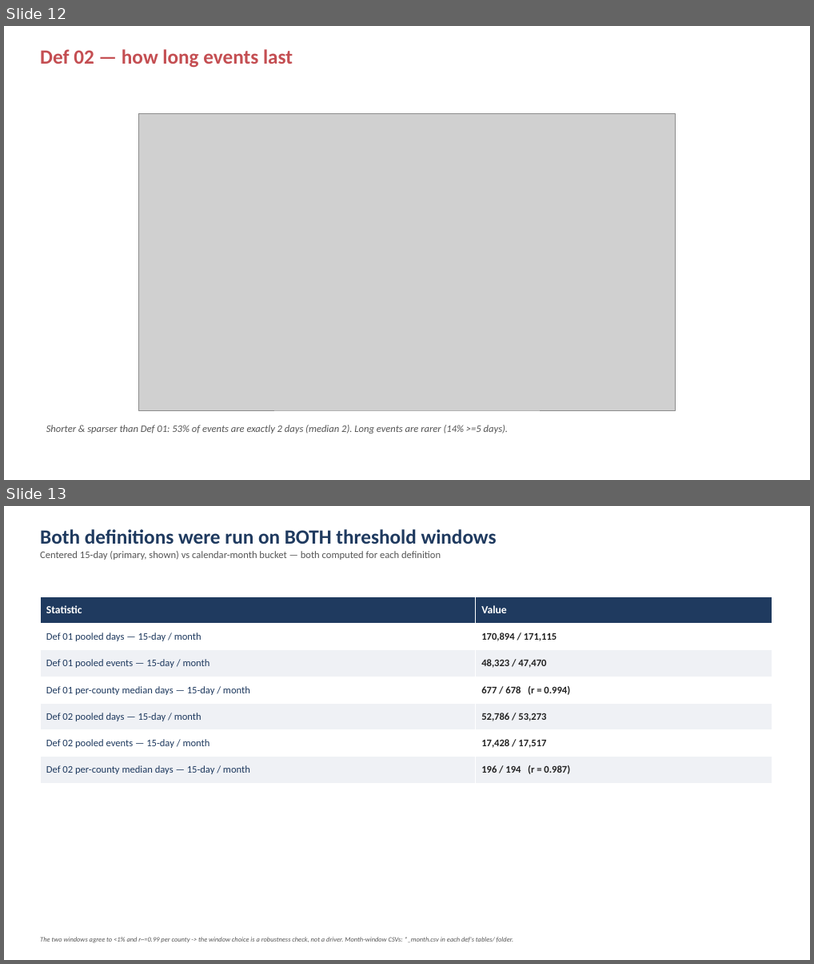
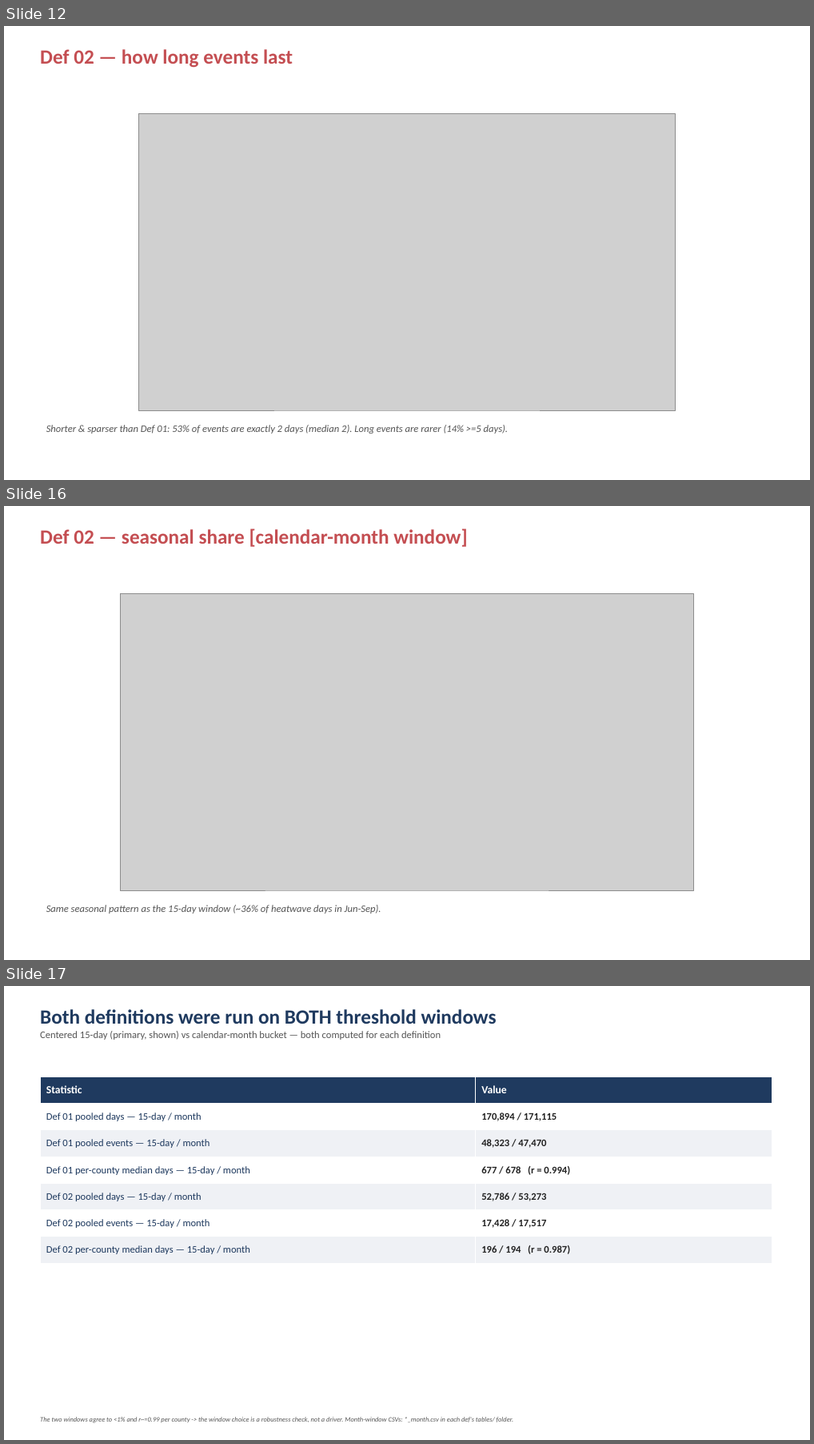
Before and after one commit to eaadeniyi/gulf_heatwave, a slide deck: reference/Heatwave_Results_Deck.pptx. Shown one above the other, each under a label of ours: slides 12 and 13 before the commit, slides 12, 16 and 17 after it; the slides between them are not shown. The pictures are 814x964 and 814x1444 pixels, drawn with LibreOffice and Linux fonts; fonts in the diff are those of the drawing; grey boxes stand for pictures. Boxes give left, top, right and bottom in pixels: in the first picture for what was removed or moved away, otherwise in the second. Text is boxed around its words. In the diff, an @@ line names an element or a change of style, - is before the commit and + after.

```diff
--- a/reference/Heatwave_Results_Deck.pptx
+++ b/reference/Heatwave_Results_Deck.pptx
@@ slide 16 added at [4,506,810,960], background #FFFFFF @@
@@ text added at [40,528,467,547], 24 pt, text #C44E52, bold @@
+Def 02 — seasonal share [calendar-month window]
@@ picture added at [120,594,694,890] @@
@@ text added at [46,904,382,913], 12 pt, text #555555, italic @@
+Same seasonal pattern as the 15-day window (~36% of heatwave days in Jun-Sep).
@@ what was slide 13 is now slide 17 @@
```
Also in this commit, not shown: 3 other slides added, 13 other files.
